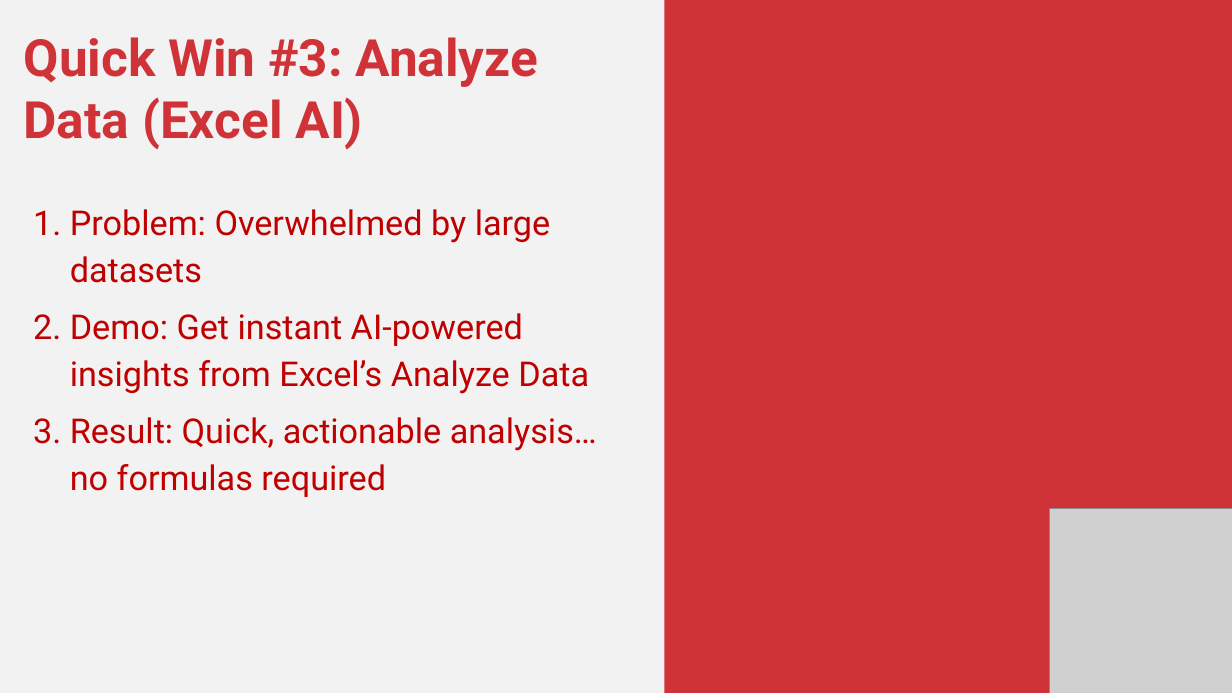
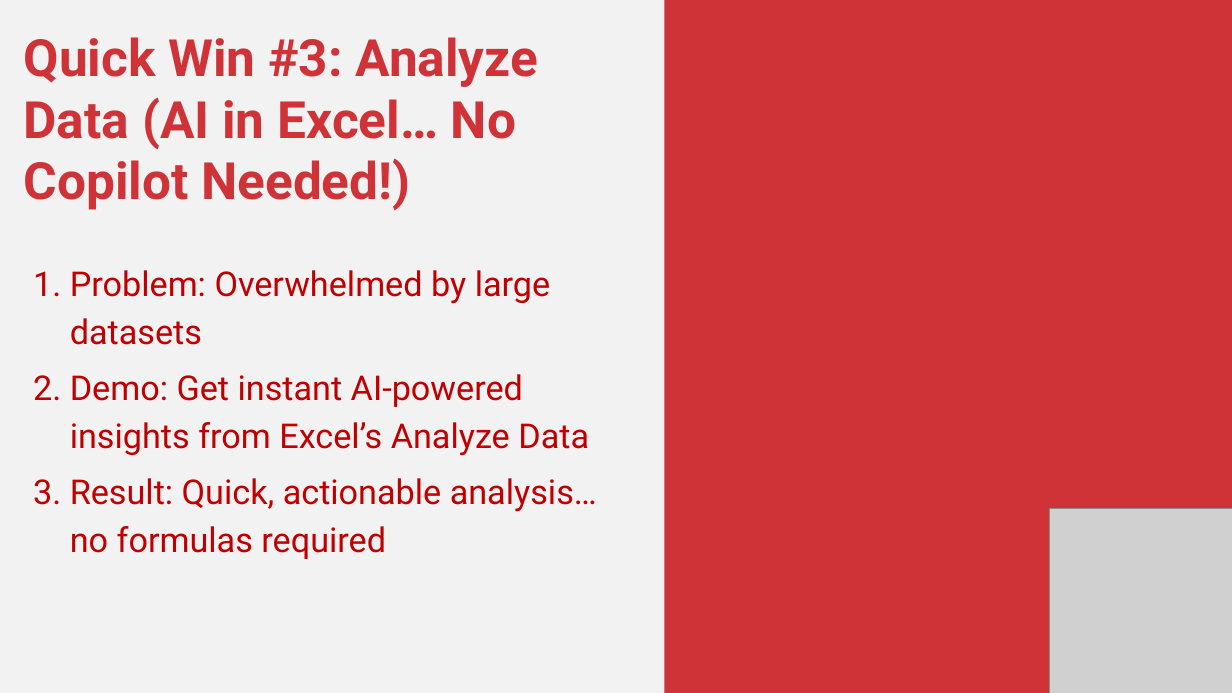
Before and after one commit to stringfestdata/modern-excel-demo-day, a slide deck: slide 7 of modern-excel-demo-day.pptx. Drawn at 1232x693 pixels with LibreOffice and Linux fonts; fonts in the diff are those of the drawing; grey boxes stand for pictures. Boxes give left, top, right and bottom in pixels: in the first picture for what was removed or moved away, otherwise in the second. Text is boxed around its words. In the diff, an @@ line names an element or a change of style, - is before the commit and + after.

```diff
--- a/modern-excel-demo-day.pptx
+++ b/modern-excel-demo-day.pptx
@@ text at box(24, 37, 539, 210): text changed @@
-Quick Win #3: Analyze Data (Excel AI)
+Quick Win #3: Analyze Data (AI in Excel… No Copilot Needed!)
```
Also in this commit, not shown: 2 other slides changed.
